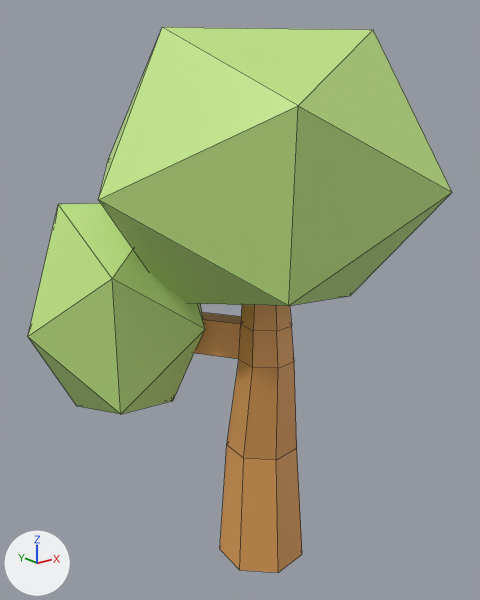
An edit to the FBX model Assets/Modular Object/pohon 1.fbx, drawn before and after from the same camera.
Both versions are drawn from a 50 mm camera at (14.69, -24.02, 7.27) aimed at (18.85, -18.83, 5.19). Arrows for +X, +Y and +Z are at lower left; the lights stay in place. The picture after the commit comes second. Mesh edges are drawn as thin lines. Where no turn or scale is listed for an object, it has been applied to the vertices.
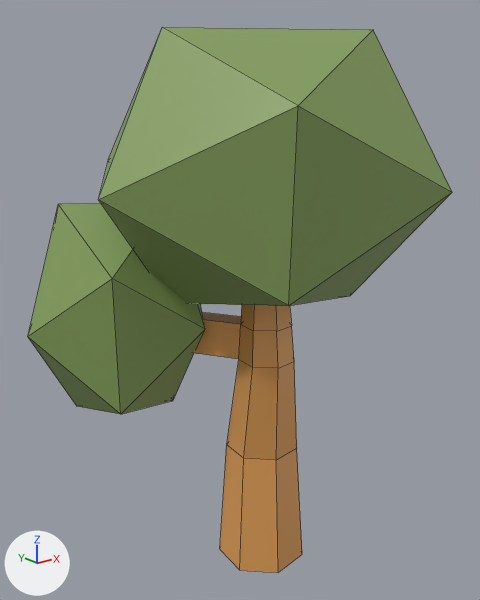
The newer file is also turned or shifted as a whole; pictures and numbers use the older file's frame.

The change in detail:
Material 'Material.008' (mat_material_008) changes colour from green #c1e785 to green #849e5b; in linear values from (0.535, 0.801, 0.235) to (0.231, 0.342, 0.105).

Pixel boxes [x1, y1, x2, y2] of what changed, in the pictures (480 x 600 px):
'Circle.002', recoloured (darker): [28, 27, 452, 414] in both
